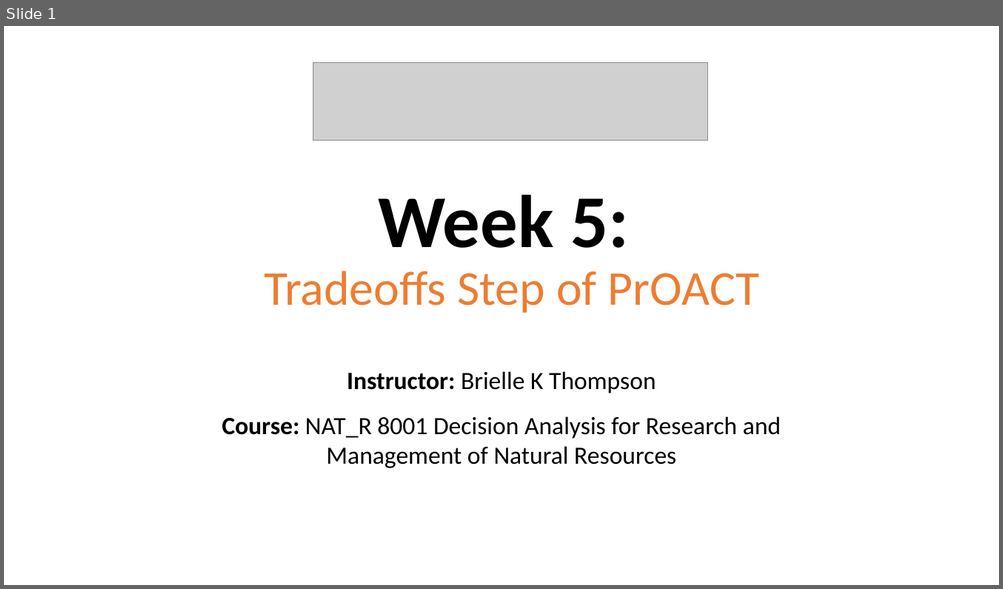
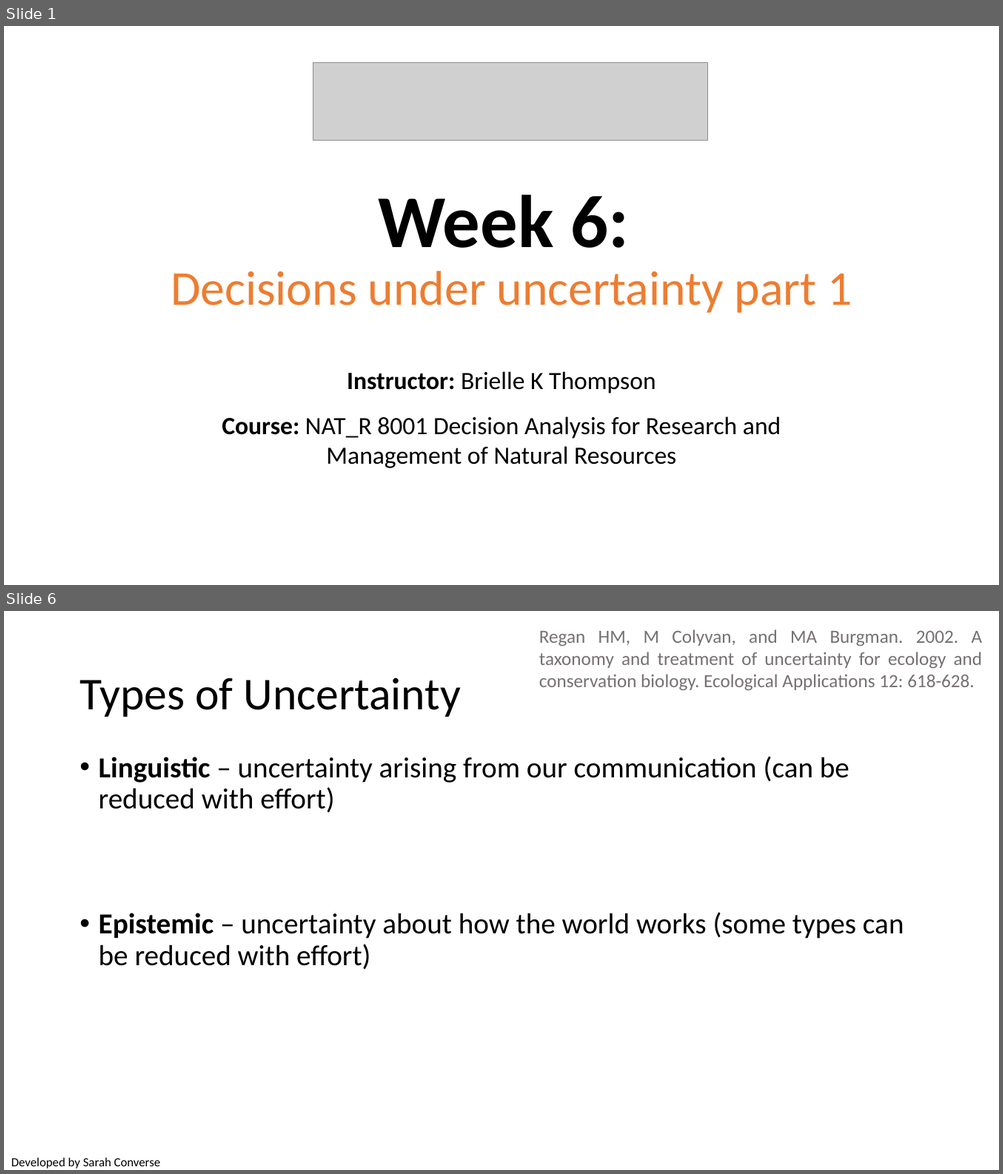
Before and after one commit to briellekthompson/NATR_8001_DecisionAnalysis_Fall25_Mizzou, a slide deck: material/Week6-UncertaintyPart1/Week6_SDM_Mizzou.pptx. Shown one above the other, each under a label of ours: slide 1 before the commit, slides 1 and 6 after it; the slides between them are not shown. The pictures are 1003x589 and 1003x1174 pixels, drawn with LibreOffice and Linux fonts; fonts in the diff are those of the drawing; grey boxes stand for pictures; background and template pictures are left out. Boxes give left, top, right and bottom in pixels: in the first picture for what was removed or moved away, otherwise in the second. Text is boxed around its words. In the diff, an @@ line names an element or a change of style, - is before the commit and + after.

Commit message:
push week 6

```diff
--- a/material/Week6-UncertaintyPart1/Week6_SDM_Mizzou.pptx
+++ b/material/Week6-UncertaintyPart1/Week6_SDM_Mizzou.pptx
@@ slide 6 added at bbox=[4, 611, 999, 1170], background #FFFFFF @@
@@ text added at bbox=[539, 629, 982, 691], 18 pt, text #767171 @@
+Regan HM, M Colyvan, and MA Burgman. 2002. A taxonomy and treatment of uncertainty for ecology and conservation biology. Ecological Applications 12: 618-628.
@@ title added at bbox=[79, 678, 461, 717], 44 pt, text #000000 @@
+Types of Uncertainty
@@ text added at bbox=[99, 756, 904, 970], 28 pt, text #000000 @@
+• Linguistic – uncertainty arising from our communication (can be reduced with effort)
+• Epistemic – uncertainty about how the world works (some types can be reduced with effort)
@@ text added at bbox=[11, 1158, 161, 1169], 12 pt, text #000000 @@
+Developed by Sarah Converse
@@ slide 1 changed as well @@
@@ title at bbox=[170, 195, 851, 313]: text changed @@
-Week 5:
-Tradeoffs Step of PrOACT
+Week 6:
+Decisions under uncertainty part 1
```
Also in this commit, not shown: 2 other slides changed, 66 other slides added, 1 slide removed, 4 other files.
